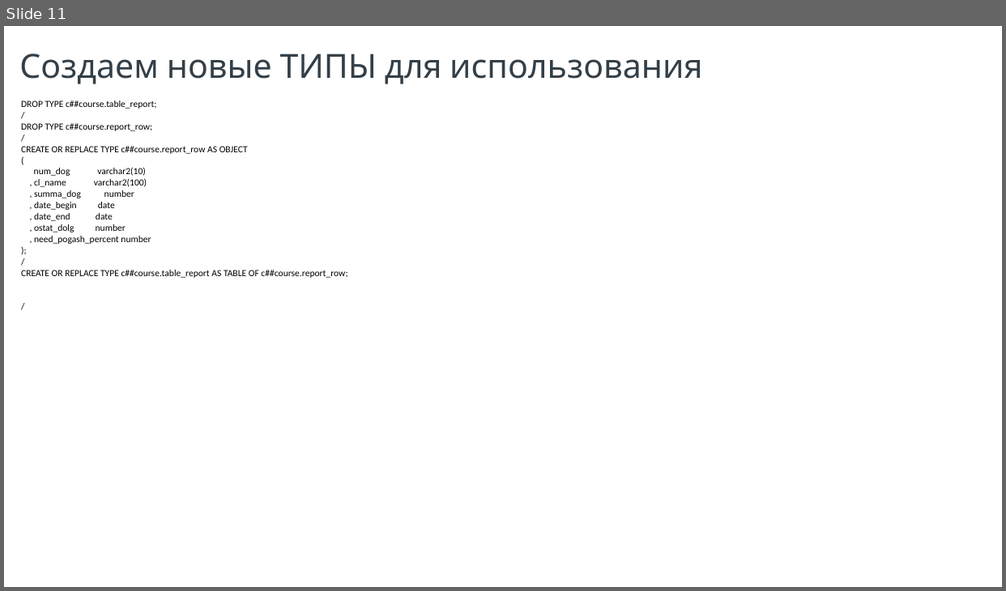
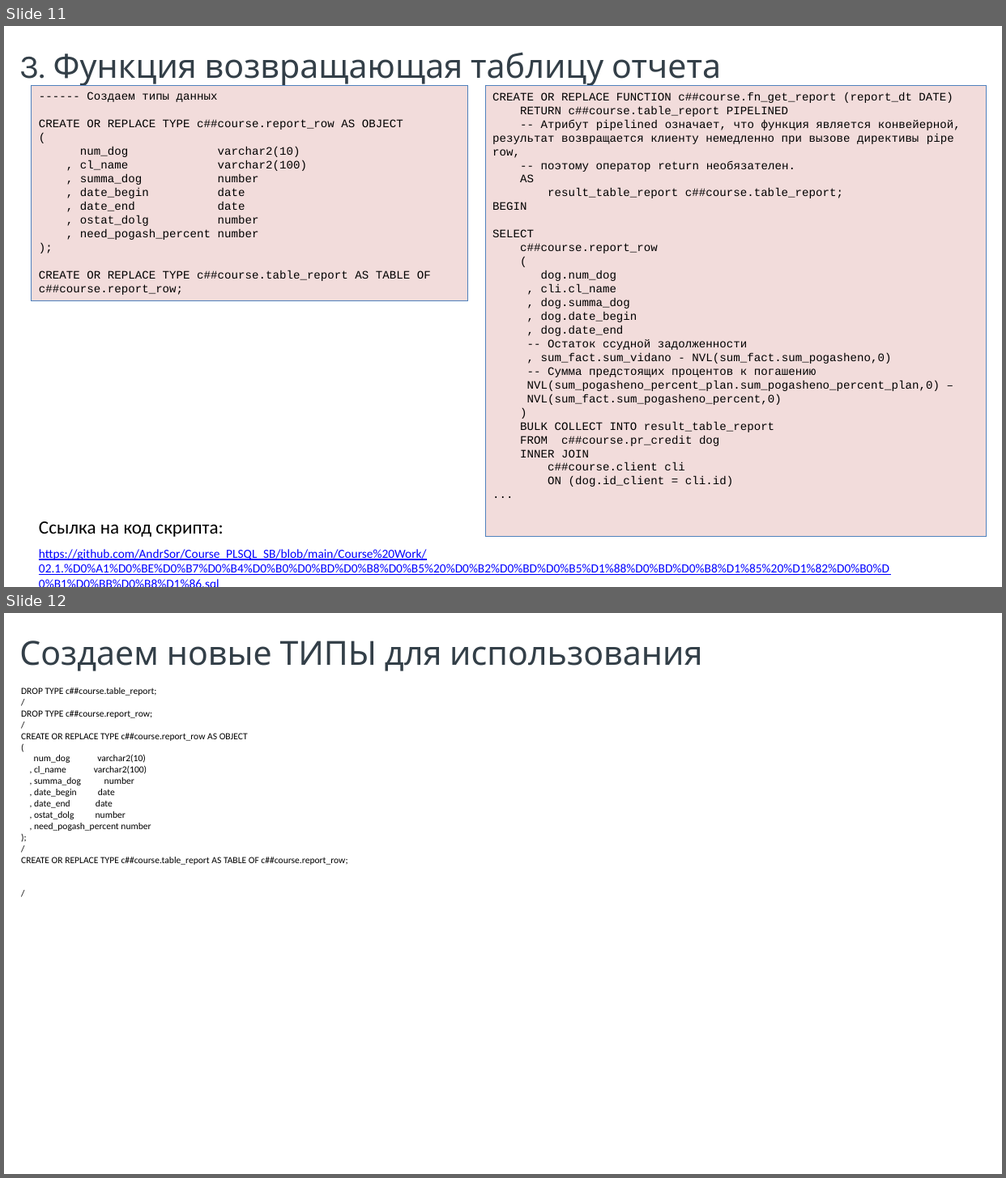
Before and after one commit to AndrSor/Course_PLSQL_SB, a slide deck: Course Work/_Презентация Курсовой работы.pptx. Shown one above the other, each under a label of ours: slide 11 before the commit, slides 11 and 12 after it. The pictures are 1006x591 and 1006x1178 pixels, drawn with LibreOffice and Linux fonts; fonts in the diff are those of the drawing; background and template pictures are left out. Boxes give left, top, right and bottom in pixels: in the first picture for what was removed or moved away, otherwise in the second. Text is boxed around its words. In the diff, an @@ line names an element or a change of style, - is before the commit and + after.

```diff
--- a/Course Work/_Презентация Курсовой работы.pptx
+++ b/Course Work/_Презентация Курсовой работы.pptx
@@ slide 11 added at (4, 26, 1002, 587), background #FFFFFF; not listed: 1 template element that a slide beside it also shows @@
@@ text added at (19, 52, 721, 87), 32 pt, text #333F48 @@
+3. Функция возвращающая таблицу отчета
@@ rectangle added at (32, 85, 468, 301), fill #F2DCDB, outline #4F81BD 0.75 pt, 11 pt, text #000000 @@
+------ Создаем типы данных
+CREATE OR REPLACE TYPE c##course.report_row AS OBJECT
+(
+num_dog varchar2(10)
+, cl_name varchar2(100)
+, summa_dog number
+, date_begin date
+, date_end date
+, ostat_dolg number
+, need_pogash_percent number
+);
+CREATE OR REPLACE TYPE c##course.table_report AS TABLE OF c##course.report_row;
@@ rectangle added at (485, 86, 987, 536), fill #F2DCDB, outline #4F81BD 0.75 pt, 11 pt, text #000000 @@
+CREATE OR REPLACE FUNCTION c##course.fn_get_report (report_dt DATE)
+RETURN c##course.table_report PIPELINED
+-- Атрибут pipelined означает, что функция является конвейерной, результат возвращается клиенту немедленно при вызове директивы pipe row,
+-- поэтому оператор return необязателен.
+AS
+result_table_report c##course.table_report;
+BEGIN
+SELECT
+c##course.report_row
+(
+dog.num_dog
+, cli.cl_name
+, dog.summa_dog
+, dog.date_begin
+, dog.date_end
+-- Остаток ссудной задолженности
+, sum_fact.sum_vidano - NVL(sum_fact.sum_pogasheno,0)
+-- Сумма предстоящих процентов к погашению
+NVL(sum_pogasheno_percent_plan.sum_pogasheno_percent_plan,0) –
+NVL(sum_fact.sum_pogasheno_percent,0)
+)
+BULK COLLECT INTO result_table_report
+FROM c##course.pr_credit dog
+INNER JOIN
+c##course.client cli
+ON (dog.id_client = cli.id)
+...
@@ text added at (39, 522, 223, 537), 18 pt, text #000000 @@
+Ссылка на код скрипта:
@@ text added at (39, 549, 889, 575), 12 pt, text #0000FF, underline @@
+https://github.com/AndrSor/Course_PLSQL_SB/blob/main/Course%20Work/02.1.%D0%A1%D0%BE%D0%B7%D0%B4%D0%B0%D0%BD%D0%B8%D0%B5%20%D0%B2%D0%BD%D0%B5%D1%88%D0%BD%D0%B8%D1%85%20%D1%82%D0%B0%D0%B1%D0%BB%D0%B8%D1%86.sql
@@ what was slide 11 is now slide 12 @@
```
Also in this commit, not shown: 3 slides changed, 1 other file.
